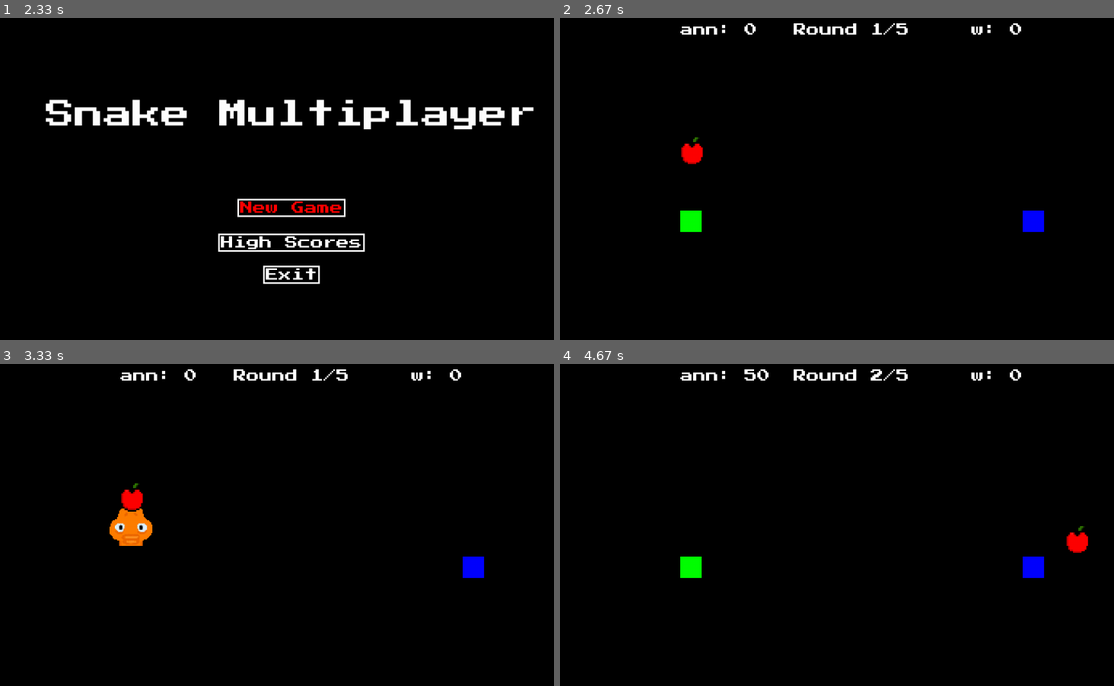
Above: before the commit, frames 1-4 (two rows, left to right).
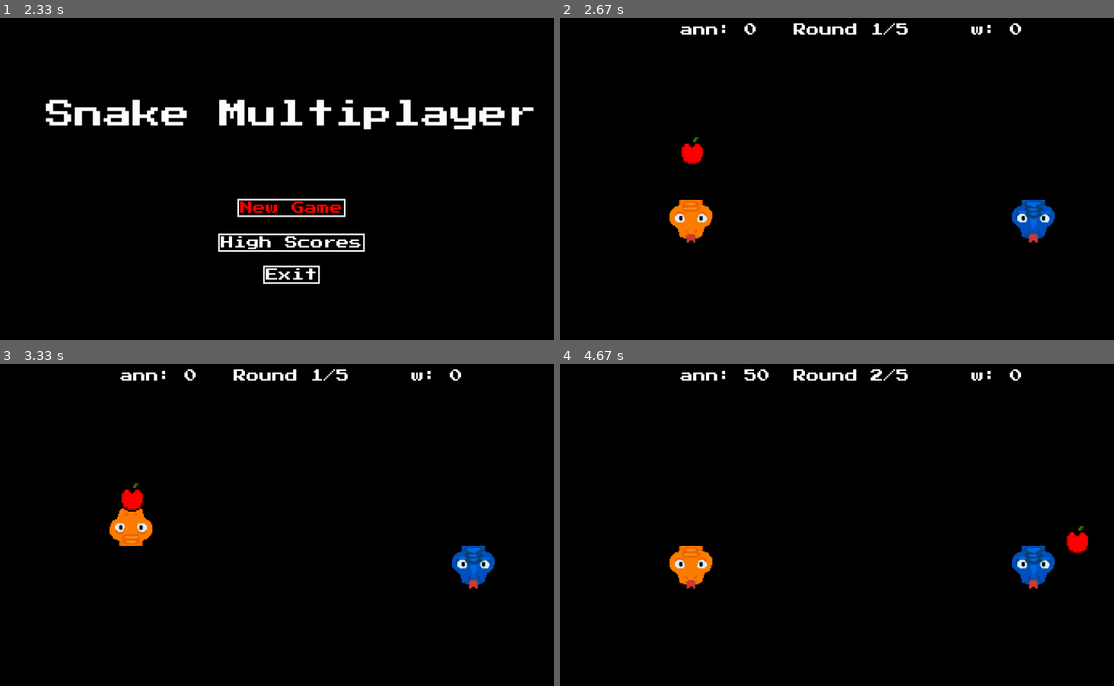
Above: after the commit, the same moments.

Repository: Rainbowmindd/PyGame-Snake
Game: pygame game, started from main.py
Same seed, same stepped clock (60 frames per second), same inputs: the game is played once before the commit and once after it.
Inputs:
- Up to frame 1 (2.33 s): type "an" at 0.33 s; type "n" at 0.73 s; tap Enter at 0.97, 1.63 s; tap W at 1.23 s; type "a" at 2.03 s
- Up to frame 2 (2.67 s): tap Enter at 2.33 s
- Up to frame 3 (3.33 s): tap Up at 3.17 s
- Up to frame 4 (4.67 s): tap Right at 3.57 s; tap Up at 4.03 s

Frame 1 is identical in both runs. In frame 2, 1.5% of the frame differs, in the area x 19-90%, y 56-70%; in frame 3, 0.7%; in frame 4, 1.5%.

Commit message:
starting sprite fixes

Diff:
--- a/snake.py
+++ b/snake.py
@@ -171,7 +171,7 @@
             elif self.direction == (GRID_SIZE, 0):
                 head_sprite = self.head_sprites.get('right')
             else:
-                head_sprite = None
+                head_sprite = self.head_sprites.get('down')
 
             if head_sprite:
                 display.blit(head_sprite, (head[0] - offset, head[1] - offset))
